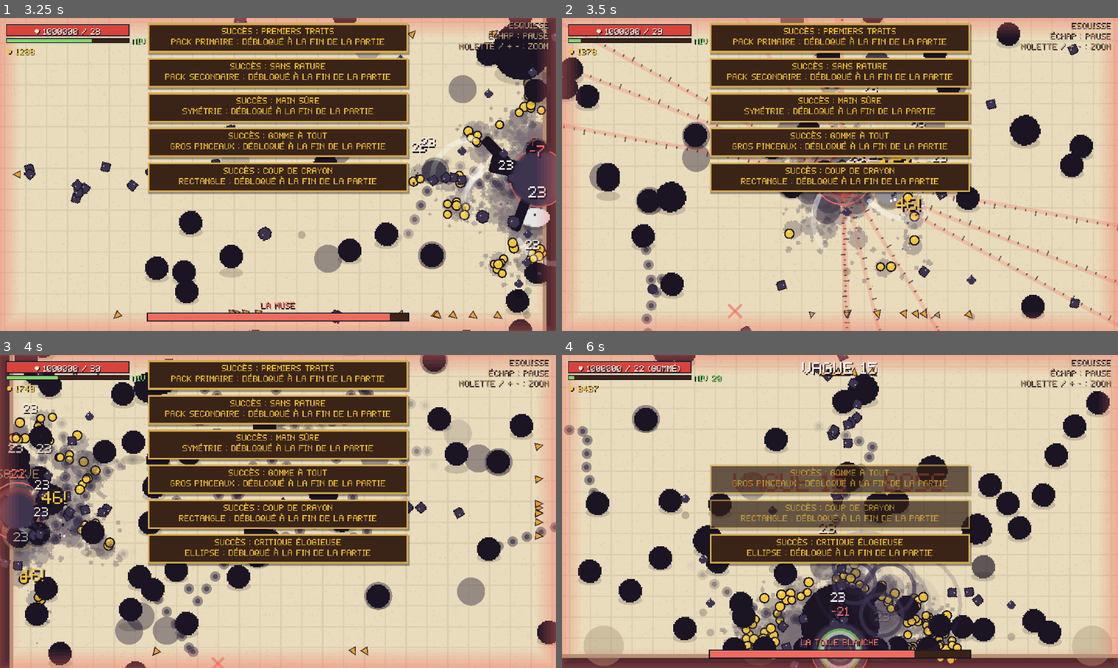
Above: before the commit, frames 1-4 (two rows, left to right).
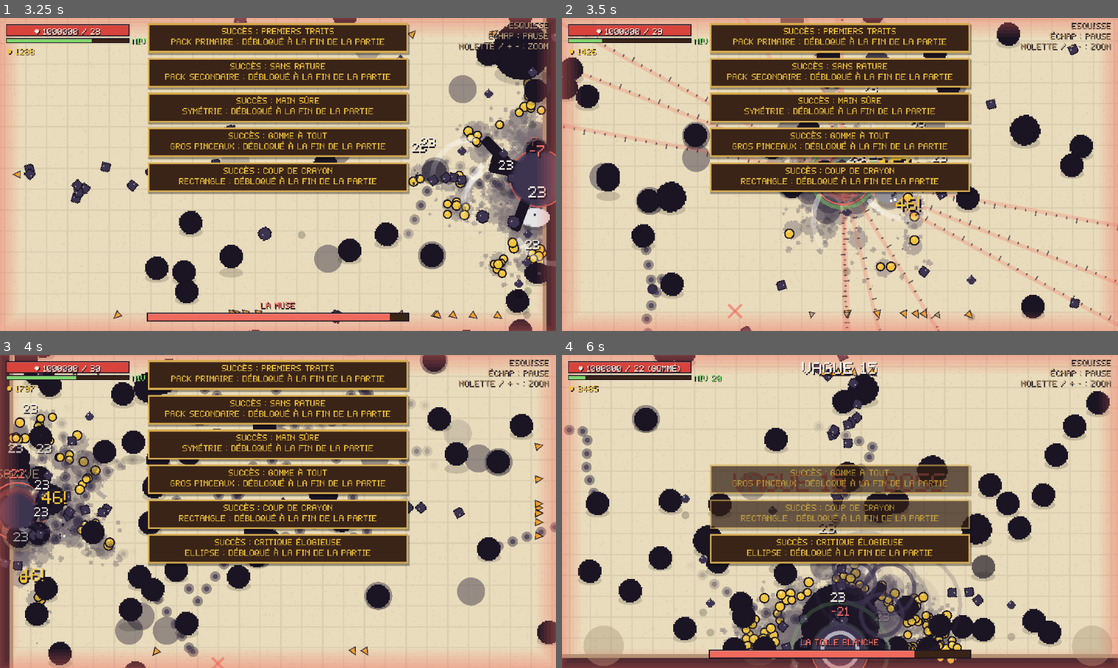
Above: after the commit, the same moments.

Repository: Vltbcq/VowelGame
Game: Godot game, scene res://tests/economy.tscn
Same seed, same stepped clock (60 frames per second), same inputs: the game is played once before the commit and once after it. This scene is started directly instead of the project's main scene.
Inputs (mouse positions are in pixels of both pictures, inside the frame that each line leads up to):
- Up to frame 1 (3.25 s): tap Enter at 0.5 s; move the mouse to (400, 158) at 0.52 s; hold D 0.53-1.25 s; tap 0 at 0.6 s; click (400, 158) at 0.67 s; tap Space at 0.77 s; drag from (166, 190) to (250, 237) at 1.27 s; move the mouse to (333, 105) at 2.02 s; hold D 2.03-2.75 s; tap P at 2.1 s; drag from (250, 237) to (111, 127) at 2.77 s
- Up to frame 2 (3.5 s): no input
- Up to frame 3 (4 s): move the mouse to (444, 558) at 3.52 s; hold A from 3.53 s (still down); tap Keypad Enter at 3.6 s; tap Space at 3.77 s
- Up to frame 4 (6 s): release A at 4.25 s; drag from (673, 464) to (756, 433) at 4.27 s; move the mouse to (867, 511) at 5.02 s; hold S 5.03-5.75 s; tap R at 5.1 s; click (867, 511) at 5.17 s; drag from (756, 433) to (728, 527) at 5.77 s

Frame 1 is identical in both runs. In frame 2, 0.3% of the frame differs, in the area x 3-56%, y 6-62%; in frame 3, less than 0.1%; in frame 4, 0.4%, in the area x 2-59%, y 6-100%.

Commit message:
Fin de vague : les gouttes restées au sol s'envolent vers le perso
Petit bond puis aspiration en accélérant (les plus proches d'abord), avec une traînée ;
l'or et l'XP sont comptés à l'arrivée de chaque goutte (tout est compté avant de quitter
la vague, même si une goutte traîne).

Co-Authored-By: Claude Opus 5.5 <noreply@anthropic.com>

Diff:
--- a/scripts/game/arena.gd
+++ b/scripts/game/arena.gd
@@ -41,6 +41,7 @@
 var boss_spawned := false
 var spawn_acc := 0.0
 var ended := false
+var vacuum := false         # fin de vague : les gouttes restantes sont aspirées vers le joueur
 var shake_amt := 0.0
 var tex_cache := {}
 var eproj_tex := {}
@@ -174,6 +175,8 @@
 		floor_dirty = false
 		floor_timer = 0.12
 	if ended:
+		if vacuum:
+			_tick_vacuum(delta)
 		return
 
 	_rebuild_grid()
@@ -614,10 +617,15 @@
 	if ended:
 		return
 	ended = true
+	# Les gouttes restantes s'envolent vers le joueur (voir _tick_vacuum)
+	vacuum = not pickups.is_empty()
+	var far := 1.0
 	for p in pickups:
-		collect(p)
-		p.queue_free()
-	pickups.clear()
+		far = maxf(far, p.position.distance_to(player.position))
+	for p in pickups:
+		p.vac = 0.0
+		# les plus proches partent d'abord : une vague qui converge vers le perso
+		p.vac_delay = 0.12 + 0.3 * p.position.distance_to(player.position) / far + randf() * 0.08
 	for e in enemies:
 		e.dead = true
 		_splat(e.position, e.radius, Pal.SHADES[0][2])
@@ -641,10 +649,34 @@
 	Meta.check_achievements(Run.achievement_ctx(Run.wave, not player.was_hurt, Run.wave == Run.WAVES))
 	hud.announce("VAGUE %d TERMINÉE !" % Run.wave, Pal.GOOD)
 	Sfx.play("win" if Run.wave == Run.WAVES else "wave")
-	_after(1.8, func(): done.emit("cleared"))
+	_after(1.8, func():
+		_flush_pickups()
+		done.emit("cleared"))
 
 
 # ------------------------------------------------------------------ Encre au sol, cloches, règles, gommes
+
+func _tick_vacuum(delta: float) -> void:
+	var keep: Array[Pickup] = []
+	for p in pickups:
+		if p.vacuum(delta, self):
+			keep.append(p)
+		else:
+			p.queue_free()
+	pickups = keep
+	sparks.tick(delta)
+	if pickups.is_empty():
+		vacuum = false
+
+
+## Sécurité : tout ce qui n'est pas encore arrivé est compté avant de quitter la vague.
+func _flush_pickups() -> void:
+	for p in pickups:
+		collect(p)
+		p.queue_free()
+	pickups.clear()
+	vacuum = false
+
 
 func add_hazard(pos: Vector2, r: float, life: float, slow: float, dmg: float, col: Color) -> void:
 	if hazards.size() > 600:
--- a/scripts/game/pickup.gd
+++ b/scripts/game/pickup.gd
@@ -8,14 +8,39 @@
 var vel := Vector2.ZERO
 var t := 0.0
 var magnet := false
+var vac := -1.0      # fin de vague : aspirée vers le joueur (< 0 = non ; sinon temps écoulé)
+var vac_delay := 0.0
 
 
 func _draw() -> void:
 	var r := 2.0 + minf(3.0, xp * 0.5)
 	var bob := sin(t * 5.0) * 1.0
+	if vac > vac_delay and vel.length() > 60.0:
+		# traînée pendant l'aspiration
+		draw_line(Vector2.ZERO, -vel * 0.035, Color(color, 0.45), r * 1.4)
 	draw_circle(Vector2(0, bob), r + 1.0, Pal.INK)
 	draw_circle(Vector2(0, bob), r, color)
 	draw_rect(Rect2(-1, bob - r + 1, 1, 1), Color(1, 1, 1, 0.8))
+
+
+## Fin de vague : petit bond sur place, puis la goutte file vers le joueur en accélérant.
+func vacuum(delta: float, arena: Arena) -> bool:
+	t += delta
+	vac += delta
+	var p := arena.player
+	var to_p := p.position - position
+	if vac < vac_delay:
+		position += Vector2(0, -30.0 * delta)   # elle décolle un peu
+		queue_redraw()
+		return true
+	var k := vac - vac_delay
+	vel = to_p.normalized() * (180.0 + 1400.0 * k * k)
+	position += vel * delta
+	if to_p.length() < p.radius + 6.0 or vel.length() * delta > to_p.length():
+		arena.collect(self)
+		return false
+	queue_redraw()
+	return true
 
 
 ## Retourne false quand ramassée.
--- a/tests/economy.gd
+++ b/tests/economy.gd
@@ -39,6 +39,7 @@
 			frames += 1
 			if frames % 120 == 0:
 				await get_tree().process_frame
+		arena._flush_pickups()   # les gouttes aspirées en fin de vague
 		var g := Run.gold - gold_before
 		total += g
 		print("%5d | %12d | %8d | %5d | %17d | %21d | %11d" % [w, Run.kills - kills_before, g, total,
Not shown, changed: README.md
